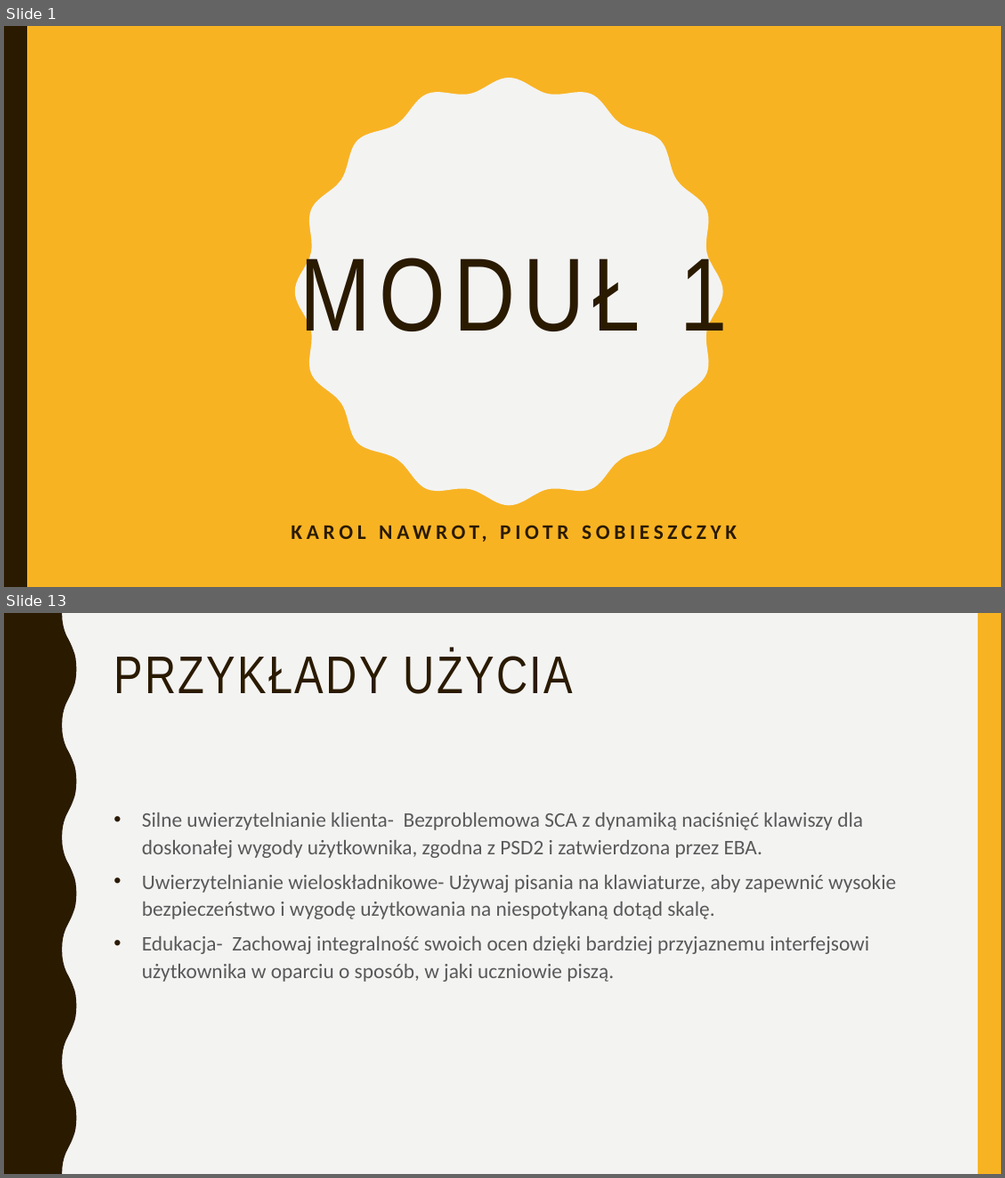
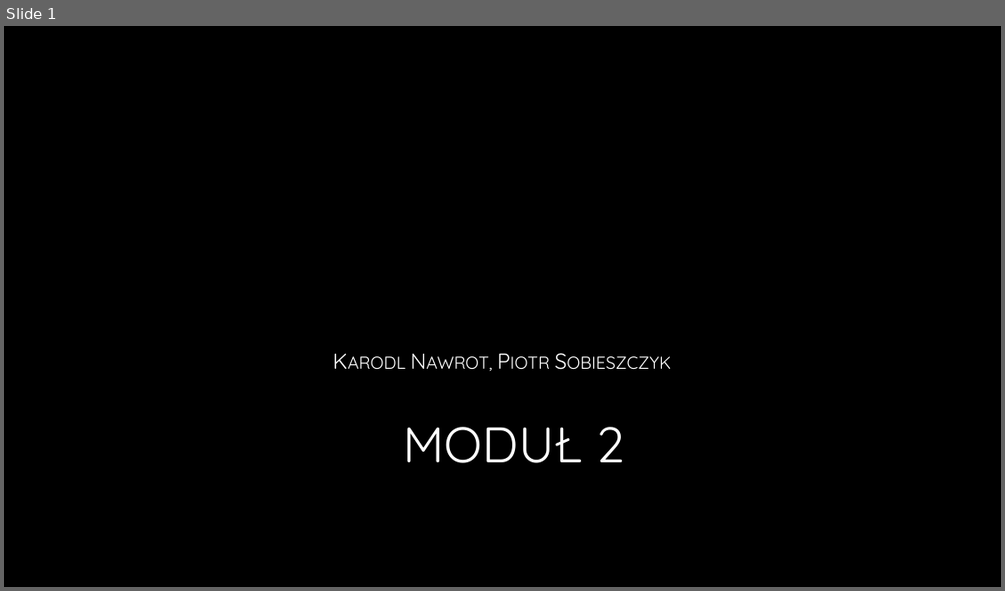
Before and after one commit to Sobiechh/ZSI, a slide deck: MODUL 2/Moduł2.pptx. Shown one above the other, each under a label of ours: slides 1 and 13 before the commit, slide 1 after it; the slides between them are not shown. The pictures are 1005x1178 and 1005x591 pixels, drawn with LibreOffice and Linux fonts; fonts in the diff are those of the drawing; background and template pictures are left out. Boxes give left, top, right and bottom in pixels: in the first picture for what was removed or moved away, otherwise in the second. Text is boxed around its words. In the diff, an @@ line names an element or a change of style, - is before the commit and + after.

```diff
--- a/MODUL 2/Moduł2.pptx
+++ b/MODUL 2/Moduł2.pptx
@@ slide 13 removed at [4, 613, 1001, 1174], background #F3F3F2 @@
@@ freeform shape removed at [4, 613, 77, 1174] @@
@@ rectangle removed at [978, 613, 1001, 1174] @@
@@ title removed at [113, 650, 573, 694] @@
-PRZYKŁADY UŻYCIA
@@ text removed at [142, 812, 896, 981] @@
-• Silne uwierzytelnianie klienta- Bezproblemowa SCA z dynamiką naciśnięć klawiszy dla doskonałej wygody użytkownika, zgodna z PSD2 i zatwierdzona przez EBA.
-• Uwierzytelnianie wieloskładnikowe- Używaj pisania na klawiaturze, aby zapewnić wysokie bezpieczeństwo i wygodę użytkowania na niespotykaną dotąd skalę.
-• Edukacja- Zachowaj integralność swoich ocen dzięki bardziej przyjaznemu interfejsowi użytkownika w oparciu o sposób, w jaki uczniowie piszą.
@@ slide 1 changed as well @@
@@ background #F8B323 to picture (left out) @@
@@ rectangle removed at [4, 26, 27, 587] @@
@@ freeform shape removed at [295, 78, 723, 506] @@
@@ title "MODUŁ 2" at [404, 426, 625, 463]: vertical alignment middle to bottom @@
@@ subtitle at [146, 344, 857, 499]: text changed; size 20 to 21 pt; font Calibri to Quicksand; text colour #2A1A00 to gradient #FFFFFF to #BFBFBF; bold off @@
-KAROL NAWROT, PIOTR SOBIESZCZYK
+Karodl Nawrot, Piotr Sobieszczyk
@@ title at [404, 426, 625, 463]: text changed; size 100 to 48 pt; font Arial Narrow to Quicksand; text colour #2A1A00 to gradient #FFFFFF to #A6A6A6 @@
-MODUŁ 1
+MODUŁ 2
```
Also in this commit, not shown: 16 slides added, 11 other slides removed, 2 other files.
